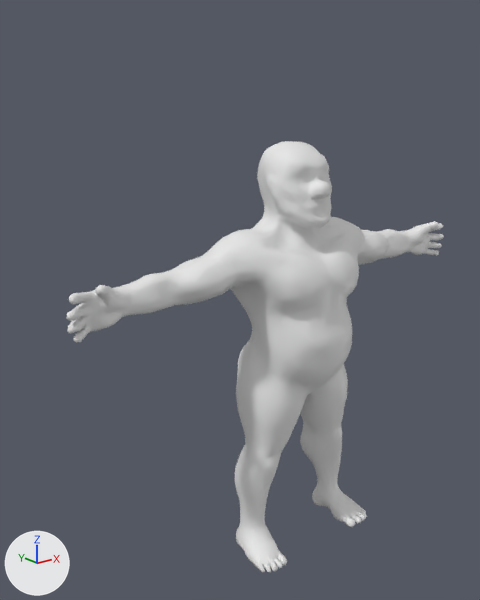
Before and after pictures for a commit that changed the glTF model resources/externals/meshes/characters/jack/jack_attack.gltf.
Both versions are drawn from a 50 mm lens placed at (-8.6, -9.23, 5.5), pointed at (-0.87, 0.44, 1.63). The lights are fixed; the arrows at lower left show +X, +Y and +Z. Mesh edges are drawn as thin lines on the coarser meshes. Where no turn or scale is listed for an object, it has been applied to the vertices.

Names of what the first picture shows: 'LowPoly'.
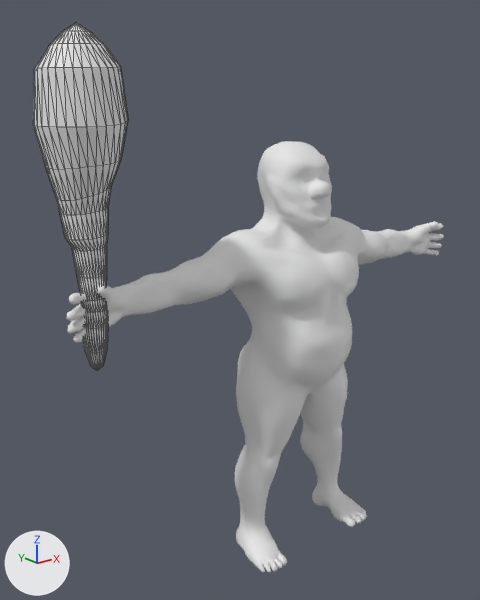
Location of each change, [x1, y1, x2, y2] in pixels of the pictures (480 x 600 px):
```json
{"object": "weapon", "change": "added", "after": [33, 23, 128, 370]}
```

Edits to the scene script, one JSON object a line:
```json
{"op": "add", "block": "me_cube_003", "code": ["me_cube_003 = bpy.data.meshes.new('Cube.003')", "me_cube_003.from_pydata(...)  # 482 vertices, 960 faces; spans x -4.81..-3.46, y -0.65..0.68, z 1.18..6.42"]}
{"op": "add", "block": "ob_weapon", "code": ["ob_weapon = bpy.data.objects.new('weapon', me_cube_003)", "ob_weapon.location = (0.0, 0.0, 0.0)"]}
```
